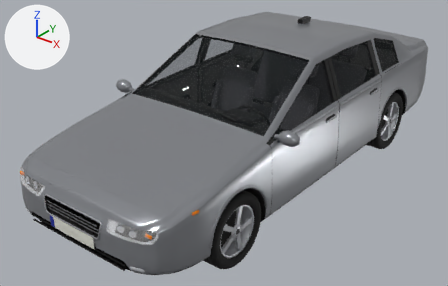
The glTF model data/models/cars/mittelklasse/mittelklasse.glb as it was, and as the next commit left it.
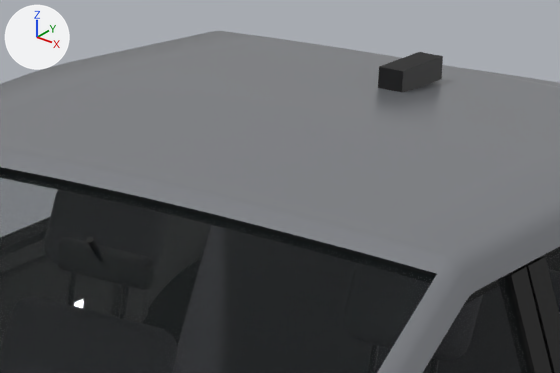
Old and new are each drawn whole from a camera (50 mm lens) standing at (3.44, -4.78, 3.17) and looking at (-0.16, -0.28, 0.38) and again close up on the part from 50% to 75% of the width and 2% to 28% of the height. The axes (+X, +Y, +Z) are drawn at upper left. The lights are the same throughout. The older version's two pictures come first. Where no turn or scale is listed for an object, it has been applied to the vertices. Vertices at exactly the same position are counted once.

The scene before the commit, as lines of its bpy script (objects in view):
```python
ob_body = bpy.data.objects.new('body', me_body_001)
ob_body.location = (0.0, 0.0, 0.0)
ob_details = bpy.data.objects.new('details', me_details)
ob_details.location = (0.0, 0.0, 0.0)
ob_door_rl = bpy.data.objects.new('door_rl', me_door_rl_002)
ob_door_rl.location = (0.905, 0.15, 0.0)
# also in view: 'door_fl' at (0.81, -0.41, 0.82)
```
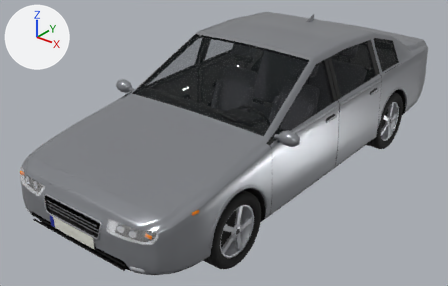
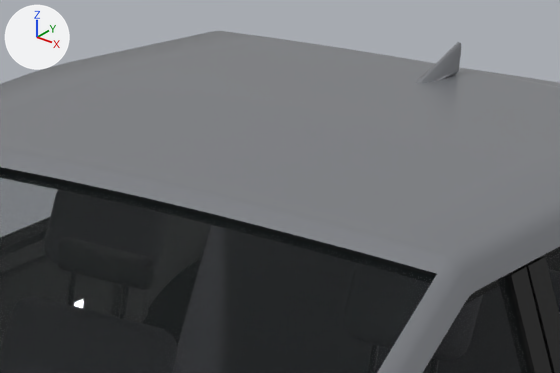
Where the change shows, as pixel boxes [x1, y1, x2, y2] in the close-ups (560 x 373 px):
'details', reshaped: before [378, 52, 443, 92]; after [416, 42, 461, 83]
part 1 of me_details, added: after [416, 42, 461, 83]
part 2 of me_details, deleted (black): before [378, 52, 443, 92]

Edits to the bpy script that builds the scene:
```text
Change me_details:
    used by ob_details; location = (0.0, 0.0, 0.0)
    remove me_details.from_pydata(...)  # 1990 vertices, 3840 faces; spans x -0.92..0.92, y -2.37..2.52, z 0.09..1.48
    add me_details.from_pydata(...)  # 2078 vertices, 4016 faces; spans x -0.92..0.92, y -2.37..2.52, z 0.09..1.48
    me_details part 1: a new loose piece of 96 vertices spanning x -0.01..0.01, y 0.92..1.1, z 1.41..1.48, in mat_paint (grey #8d9095)
    me_details part 2
    8 vertices are removed from x -0.03..0.03, y 0.82..0.98, z 1.43..1.48
    12 faces are deleted
```
